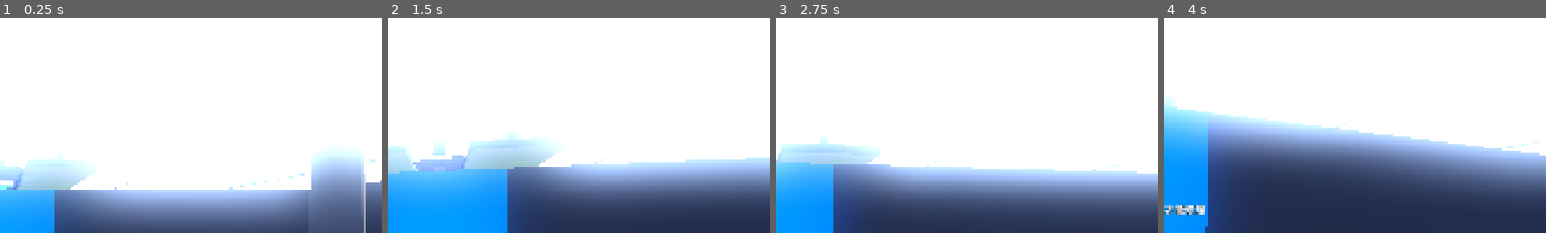
Above: before the commit, frames 1-4 (left to right).
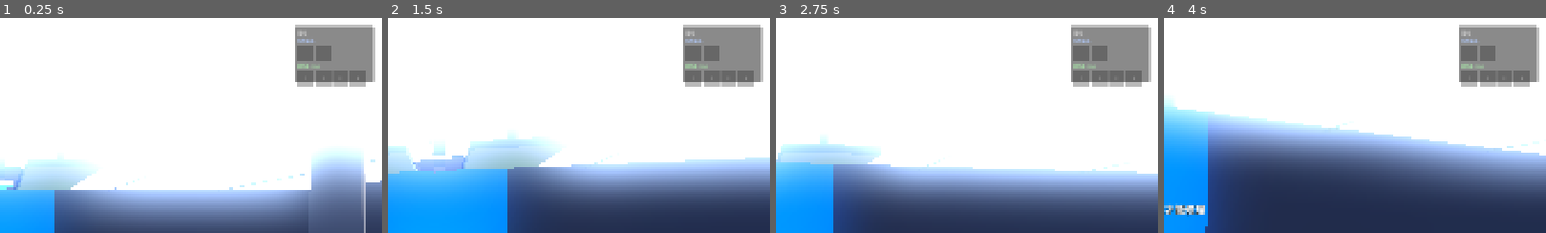
Above: after the commit, the same moments.

Repository: Potatopill98/let-s_go
Game: Godot game, scene res://scenes/main.tscn
The game is run twice, just before and just after one commit, with the same random seed, the same clock (stepped at 60 frames per second) and the same inputs.
Inputs (mouse positions are % of the whole screen's width and height, from its top left):
- Up to frame 1 (0.25 s): no input
- Up to frame 2 (1.5 s): tap Enter at 0.5 s; move the mouse to (55, 50) at 0.52 s; hold W (move_forward) from 0.53 s (still down); tap 1 at 0.6 s; click (55, 50) at 0.67 s; tap Space at 0.77 s; tap 2 at 0.8, 1.35 s; move the mouse to (45, 50) at 1.27 s
- Up to frame 3 (2.75 s): keep holding W (move_forward); tap Space at 1.52 s; tap 3 at 1.55, 2.1 s; move the mouse to (52, 48) at 2.02 s; tap 4 at 2.3 s
- Up to frame 4 (4 s): keep holding W (move_forward); move the mouse to (49, 52) at 2.77 s; tap 4 at 2.85 s; click (49, 52) at 2.92 s; tap Space at 3.02, 3.77 s; tap 1 at 3.05 s; move the mouse to (57, 51) at 3.52 s; tap E (interact) at 3.6 s; tap 2 at 3.8 s
The pictures show only the part of the screen within x 50-100%, y 0-50%; the shares and areas given below are measured in that part.

The runs differ from the first frame. In frame 1, 6.0% of the frame differs, in the area x 77-99%, y 3-32%; in frame 2, 6.0%; in frame 3, 6.0%; in frame 4, 6.0%.

Commit message:
feat: 实现背包系统（6格：2任务格+4消耗品格），数字键1-4使用消耗品，UI显示

Diff:
--- /dev/null
+++ b/modules/player/inventory.gd
@@ -0,0 +1,169 @@
+extends Node
+class_name Inventory
+## 背包系统组件
+## 6格背包：2任务格 + 4消耗品格
+## 任务格：放门禁卡、钥匙等，不可丢弃
+## 消耗品格：放医疗包、弹药等，可堆叠，数字键1-4使用
+
+# 背包数据：每个元素是 {item_id: String, count: int}，空槽为 {}
+var task_slots: Array = [{}, {}, {}, {}]  # 前2格是任务格，预留4格但只用前2
+var consumable_slots: Array = [{}, {}, {}, {}]  # 4格消耗品
+
+# 信号
+signal inventory_changed
+signal item_used(item_id: String, slot_index: int)
+signal task_item_added(item_id: String)
+signal inventory_full(item_type: String)
+
+# ==================== 任务道具 ====================
+func add_task_item(item_id: String) -> bool:
+	# 检查是否已有
+	for i in range(2):
+		if task_slots[i].get("item_id", "") == item_id:
+			return true  # 已有，不重复添加
+	# 找空槽
+	for i in range(2):
+		if task_slots[i].is_empty():
+			task_slots[i] = {"item_id": item_id, "count": 1}
+			emit_signal("task_item_added", item_id)
+			emit_signal("inventory_changed")
+			return true
+	emit_signal("inventory_full", "task")
+	return false
+
+func has_task_item(item_id: String) -> bool:
+	for i in range(2):
+		if task_slots[i].get("item_id", "") == item_id:
+			return true
+	return false
+
+func remove_task_item(item_id: String) -> bool:
+	for i in range(2):
+		if task_slots[i].get("item_id", "") == item_id:
+			task_slots[i] = {}
+			emit_signal("inventory_changed")
+			return true
+	return false
+
+func get_task_items() -> Array:
+	var result: Array = []
+	for i in range(2):
+		if not task_slots[i].is_empty():
+			result.append(task_slots[i])
+	return result
+
+# ==================== 消耗品 ====================
+func add_consumable(item_id: String, count: int = 1) -> bool:
+	if not ItemManager.has_item(item_id):
+		push_warning("[Inventory] 未知道具：" + item_id)
+		return false
+	var data: Dictionary = ItemManager.get_item_data(item_id)
+	var max_stack: int = data.get("max_stack", 1)
+	var stackable: bool = data.get("stackable", false)
+
+	# 先尝试堆叠到已有槽
+	if stackable:
+		for i in range(4):
+			var slot: Dictionary = consumable_slots[i]
+			if slot.get("item_id", "") == item_id:
+				var current_count: int = slot.get("count", 0)
+				if current_count < max_stack:
+					var add_count: int = min(count, max_stack - current_count)
+					slot["count"] = current_count + add_count
+					count -= add_count
+					if count <= 0:
+						emit_signal("inventory_changed")
+						return true
+
+	# 找空槽
+	for i in range(4):
+		if consumable_slots[i].is_empty():
+			var add_count: int = min(count, max_stack)
+			consumable_slots[i] = {"item_id": item_id, "count": add_count}
+			count -= add_count
+			if count <= 0:
+				emit_signal("inventory_changed")
+				return true
+
+	emit_signal("inventory_full", "consumable")
+	emit_signal("inventory_changed")
+	return count <= 0
+
+func use_consumable(slot_index: int) -> Dictionary:
+	if slot_index < 0 or slot_index >= 4:
+		return {}
+	var slot: Dictionary = consumable_slots[slot_index]
+	if slot.is_empty():
+		return {}
+	var item_id: String = slot.get("item_id", "")
+	var data: Dictionary = ItemManager.get_item_data(item_id)
+
+	# 减少数量
+	var count: int = slot.get("count", 1)
+	count -= 1
+	if count <= 0:
+		consumable_slots[slot_index] = {}
+	else:
+		slot["count"] = count
+
+	emit_signal("item_used", item_id, slot_index)
+	emit_signal("inventory_changed")
+	return data
+
+func get_consumable(slot_index: int) -> Dictionary:
+	if slot_index < 0 or slot_index >= 4:
+		return {}
+	return consumable_slots[slot_index]
+
+func get_consumable_count(item_id: String) -> int:
+	var total: int = 0
+	for i in range(4):
+		if consumable_slots[i].get("item_id", "") == item_id:
+			total += consumable_slots[i].get("count", 0)
+	return total
+
+func remove_consumable(item_id: String, count: int = 1) -> bool:
+	var remaining: int = count
+	for i in range(4):
+		if remaining <= 0:
+			break
+		if consumable_slots[i].get("item_id", "") == item_id:
+			var slot_count: int = consumable_slots[i].get("count", 0)
+			var take: int = min(remaining, slot_count)
+			slot_count -= take
+			remaining -= take
+			if slot_count <= 0:
+				consumable_slots[i] = {}
+			else:
+				consumable_slots[i]["count"] = slot_count
+	emit_signal("inventory_changed")
+	return remaining <= 0
+
+# ==================== 通用 ====================
+func clear() -> void:
+	task_slots = [{}, {}, {}, {}]
+	consumable_slots = [{}, {}, {}, {}]
+	emit_signal("inventory_changed")
+
+func is_consumable_full() -> bool:
+	for i in range(4):
+		if consumable_slots[i].is_empty():
+			return false
+	return true
+
+func is_task_full() -> bool:
+	for i in range(2):
+		if task_slots[i].is_empty():
+			return false
+	return true
+
+func get_save_data() -> Dictionary:
+	return {
+		"task_slots": task_slots.duplicate(),
+		"consumable_slots": consumable_slots.duplicate(),
+	}
+
+func load_save_data(data: Dictionary) -> void:
+	task_slots = data.get("task_slots", [{}, {}, {}, {}]).duplicate()
+	consumable_slots = data.get("consumable_slots", [{}, {}, {}, {}]).duplicate()
+	emit_signal("inventory_changed")
--- a/modules/player/player.gd
+++ b/modules/player/player.gd
@@ -1,5 +1,6 @@
 extends CharacterBody3D
 class_name Player
+const InventoryScript = preload("res://modules/player/inventory.gd")
 
 # ============================================================
 # Player Controller with Holdable Item System
@@ -40,6 +41,9 @@
 var current_held_item: Node = null
 var held_item_scene_path: String = ""
 
+# Inventory system - 6 slots (2 task + 4 consumable)
+var inventory: Node = null
+
 @onready var head: Node3D = $Head
 @onready var camera: Camera3D = $Head/Camera3D
 
@@ -48,6 +52,11 @@
 	head.position.y = 1.6
 	current_move_speed = walk_speed
 	add_to_group("player")
+	# Initialize inventory
+	inventory = InventoryScript.new()
+	inventory.name = "Inventory"
+	add_child(inventory)
+	inventory.inventory_changed.connect(_on_inventory_changed)
 
 func _input(event: InputEvent) -> void:
 	# Mouse look - highest priority, always works even when repairing
@@ -75,6 +84,16 @@
 	# Drop item G
 	if event is InputEventKey and event.pressed and event.keycode == KEY_G:
 		drop_held_item()
+	# Use consumable 1-4
+	if event is InputEventKey and event.pressed:
+		if event.keycode == KEY_1:
+			use_inventory_consumable(0)
+		elif event.keycode == KEY_2:
+			use_inventory_consumable(1)
+		elif event.keycode == KEY_3:
+			use_inventory_consumable(2)
+		elif event.keycode == KEY_4:
+			use_inventory_consumable(3)
 
 func _physics_process(delta: float) -> void:
 	# Timers
@@ -303,3 +322,73 @@
 func switch_weapon(index: int) -> void:
 	# No longer used - one item at a time
 	pass
+
+
+# ============================================================
+# Inventory System
+# ============================================================
+
+func _on_inventory_changed() -> void:
+	update_inventory_ui()
+
+func update_inventory_ui() -> void:
+	if inventory == null:
+		return
+	# Update UI with inventory data
+	var task_items: Array = inventory.get_task_items()
+	var consumable_data: Array = []
+	for i in range(4):
+		var slot: Dictionary = inventory.get_consumable(i)
+		if not slot.is_empty():
+			var item_id: String = slot.get("item_id", "")
+			var count: int = slot.get("count", 0)
+			consumable_data.append({"item_id": item_id, "count": count, "name": ItemManager.get_item_name(item_id)})
+		else:
+			consumable_data.append({})
+	UIManager.update_inventory(task_items, consumable_data)
+
+func use_inventory_consumable(slot_index: int) -> void:
+	if inventory == null:
+		return
+	var data: Dictionary = inventory.use_consumable(slot_index)
+	if data.is_empty():
+		return
+	var item_id: String = data.get("item_id", "")
+	var subtype: String = data.get("item_subtype", "")
+	# Apply effect based on subtype
+	if subtype == "heal":
+		var heal_amount: float = data.get("heal_amount", 0)
+		heal(heal_amount)
+		UIManager.show_toast("使用了 " + ItemManager.get_item_name(item_id) + "，回血" + str(heal_amount))
+	elif subtype == "buff":
+		var speed_mult: float = data.get("speed_mult", 1.0)
+		var buff_duration: float = data.get("buff_duration", 0)
+		if speed_mult > 1.0:
+			current_move_speed = run_speed * speed_mult
+			UIManager.show_toast("使用了 " + ItemManager.get_item_name(item_id) + "，移速提升")
+	elif subtype == "ammo":
+		var ammo_type: String = data.get("ammo_type", "")
+		var ammo_amount: int = data.get("ammo_amount", 0)
+		UIManager.show_toast("使用了 " + ItemManager.get_item_name(item_id))
+
+func pickup_inventory_item(item_id: String) -> bool:
+	if inventory == null:
+		return false
+	if not ItemManager.has_item(item_id):
+		return false
+	var data: Dictionary = ItemManager.get_item_data(item_id)
+	var item_type: String = data.get("item_type", "")
+	if item_type == "inventory_task":
+		return inventory.add_task_item(item_id)
+	elif item_type == "inventory_consumable":
+		return inventory.add_consumable(item_id, 1)
+	return false
+
+func has_task_item(item_id: String) -> bool:
+	if inventory == null:
+		return false
+	return inventory.has_task_item(item_id)
+
+func heal(amount: float) -> void:
+	current_health = min(current_health + amount, max_health)
+	UIManager.update_health(current_health, max_health)
--- a/modules/ui/ui_manager.gd
+++ b/modules/ui/ui_manager.gd
@@ -29,6 +29,16 @@
 # Crosshair
 var crosshair: Control = null
 var crosshair_visible: bool = false
+
+# Inventory UI
+var inventory_panel: Panel = null
+var task_slots: Array = []
+var consumable_slots: Array = []
+var inventory_labels: Array = []
+
+# Toast
+var toast_label: Label = null
+var toast_timer: float = 0.0
 
 @export var message_duration: float = 3.0
 
@@ -42,6 +52,8 @@
 	_create_message_ui()
 	_create_countdown_ui()
 	_create_controls_hint()
+	_create_inventory_ui()
+	_create_toast_ui()
 
 # ============================================================
 # Damage overlay (red vignette when hurt)
@@ -356,3 +368,130 @@
 		item_panel.scale = Vector2(scale_val, scale_val)
 	else:
 		item_panel.scale = Vector2(1, 1)
+	# Toast fade
+	if toast_timer > 0:
+		toast_timer -= delta
+		if toast_timer < 0.5:
+			toast_label.modulate.a = toast_timer / 0.5
+	else:
+		toast_label.modulate.a = 0
+
+# ============================================================
+# Inventory UI
+# ============================================================
+func _create_inventory_ui() -> void:
+	inventory_panel = Panel.new()
+	inventory_panel.set_anchors_preset(Control.PRESET_TOP_RIGHT)
+	inventory_panel.offset_left = -220
+	inventory_panel.offset_top = 20
+	inventory_panel.offset_right = -20
+	inventory_panel.offset_bottom = 160
+	inventory_panel.modulate.a = 0.85
+	add_child(inventory_panel)
+
+	var vb: VBoxContainer = VBoxContainer.new()
+	vb.set_anchors_preset(Control.PRESET_FULL_RECT)
+	vb.offset_left = 8
+	vb.offset_top = 8
+	vb.offset_right = -8
+	vb.offset_bottom = -8
+	inventory_panel.add_child(vb)
+
+	var title: Label = Label.new()
+	title.text = "背包"
+	title.add_theme_font_size_override("font_size", 12)
+	title.add_theme_color_override("font_color", Color(0.9, 0.9, 0.9))
+	vb.add_child(title)
+
+	# Task slots (2)
+	var task_label: Label = Label.new()
+	task_label.text = "任务道具:"
+	task_label.add_theme_font_size_override("font_size", 10)
+	task_label.add_theme_color_override("font_color", Color(0.7, 0.8, 1.0))
+	vb.add_child(task_label)
+
+	var task_hb: HBoxContainer = HBoxContainer.new()
+	vb.add_child(task_hb)
+	for i in range(2):
+		var slot: Panel = Panel.new()
+		slot.custom_minimum_size = Vector2(40, 40)
+		slot.modulate.a = 0.6
+		task_hb.add_child(slot)
+		var slot_label: Label = Label.new()
+		slot_label.text = ""
+		slot_label.set_anchors_preset(Control.PRESET_FULL_RECT)
+		slot_label.horizontal_alignment = HORIZONTAL_ALIGNMENT_CENTER
+		slot_label.vertical_alignment = VERTICAL_ALIGNMENT_CENTER
+		slot_label.add_theme_font_size_override("font_size", 8)
+		slot.add_child(slot_label)
+		task_slots.append(slot)
+		inventory_labels.append(slot_label)
+
+	# Consumable slots (4)
+	var con_label: Label = Label.new()
+	con_label.text = "消耗品 (1-4):"
+	con_label.add_theme_font_size_override("font_size", 10)
+	con_label.add_theme_color_override("font_color", Color(0.7, 1.0, 0.7))
+	vb.add_child(con_label)
+
+	var con_hb: HBoxContainer = HBoxContainer.new()
+	vb.add_child(con_hb)
+	for i in range(4):
+		var slot: Panel = Panel.new()
+		slot.custom_minimum_size = Vector2(40, 40)
+		slot.modulate.a = 0.6
+		con_hb.add_child(slot)
+		var slot_label: Label = Label.new()
+		slot_label.text = str(i + 1)
+		slot_label.set_anchors_preset(Control.PRESET_FULL_RECT)
+		slot_label.horizontal_alignment = HORIZONTAL_ALIGNMENT_CENTER
+		slot_label.vertical_alignment = VERTICAL_ALIGNMENT_CENTER
+		slot_label.add_theme_font_size_override("font_size", 8)
+		slot.add_child(slot_label)
+		consumable_slots.append(slot)
+		inventory_labels.append(slot_label)
+
+func update_inventory(task_items: Array, consumable_data: Array) -> void:
+	# Update task slots
+	for i in range(2):
+		if i < task_items.size() and not task_items[i].is_empty():
+			var item_id: String = task_items[i].get("item_id", "")
+			var color: Color = ItemManager.get_item_color(item_id)
+			task_slots[i].modulate = Color(color.r, color.g, color.b, 0.9)
+			inventory_labels[i].text = ItemManager.get_item_name(item_id).substr(0, 2)
+		else:
+			task_slots[i].modulate.a = 0.3
+			inventory_labels[i].text = ""
+	# Update consumable slots
+	for i in range(4):
+		if i < consumable_data.size() and not consumable_data[i].is_empty():
+			var item_id: String = consumable_data[i].get("item_id", "")
+			var count: int = consumable_data[i].get("count", 0)
+			var color: Color = ItemManager.get_item_color(item_id)
+			consumable_slots[i].modulate = Color(color.r, color.g, color.b, 0.9)
+			inventory_labels[i + 2].text = str(count)
+		else:
+			consumable_slots[i].modulate.a = 0.3
+			inventory_labels[i + 2].text = str(i + 1)
+
+# ============================================================
+# Toast notification
+# ============================================================
+func _create_toast_ui() -> void:
+	toast_label = Label.new()
+	toast_label.set_anchors_preset(Control.PRESET_CENTER_TOP)
+	toast_label.offset_top = 80
+	toast_label.horizontal_alignment = HORIZONTAL_ALIGNMENT_CENTER
+	toast_label.add_theme_font_size_override("font_size", 16)
+	toast_label.add_theme_color_override("font_color", Color(1, 1, 1))
+	toast_label.add_theme_color_override("font_outline_color", Color(0, 0, 0))
+	toast_label.add_theme_constant_override("outline_size", 4)
+	toast_label.modulate.a = 0
+	add_child(toast_label)
+
+func show_toast(message: String) -> void:
+	toast_label.text = message
+	toast_timer = 2.5
+	toast_label.modulate.a = 1.0
+
+# Update _process to handle toast
